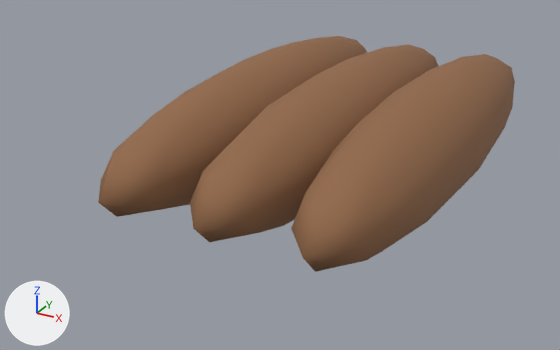
The glTF model public/models/wood.glb as it was, and as the next commit left it.
Camera for both pictures: a camera (50 mm lens) standing at (0.598, -1.344, 0.688) and looking at (-0.088, -0.098, 0.065). Arrows for +X, +Y and +Z are at lower left; the lights stay in place. The older version comes first. Where no turn or scale is listed for an object, it has been applied to the vertices. Vertices at exactly the same position are counted once.

Names of what the first picture shows: 'log'.
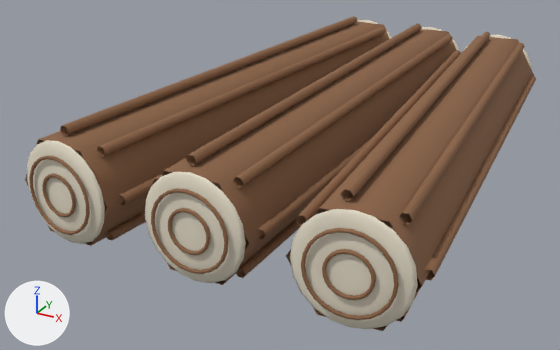
Where the change shows, as pixel boxes [x1, y1, x2, y2] in the pictures (560 x 350 px):
'log', recoloured, reshaped, moved, turned: before [98, 36, 515, 272]; after [25, 16, 536, 331]
'cut end grain', added: after [27, 20, 531, 329]
part 1 of me_sphere_019, rebuilt (35% wider, 24% taller): before [98, 36, 367, 217]; after [25, 21, 389, 246]
part 2 of me_sphere_019, rebuilt (11% wider, 35% taller): before [291, 54, 515, 272]; after [286, 36, 534, 331]
part 3 of me_sphere_019, rebuilt (27% wider, 30% taller): before [190, 45, 438, 242]; after [142, 29, 456, 285]
part 4 of me_sphere_019, added (brown): after [29, 16, 536, 322]

The change, as a list of edits to the scene's bpy script:
```text
Change mat_cut_wood:
    where n0 = _N.new('ShaderNodeBsdfPrincipled'); n0.name = 'Principled BSDF'
    remove n0.inputs[0].default_value = (0.29, 0.14, 0.065, 1.0)  # 'Base Color', brown #936948
    add n2 = _N.new('ShaderNodeVertexColor'); n2.name = 'Color Attribute'
    add _L.new(n2.outputs[0], n0.inputs[0])  # 'Color' to 'Base Color'
Add mat_cream_fur:
    mat_cream_fur = bpy.data.materials.new('cream fur')
    mat_cream_fur.use_nodes = True; mat_cream_fur.node_tree.nodes.clear()
    _N = mat_cream_fur.node_tree.nodes; _L = mat_cream_fur.node_tree.links
    n0 = _N.new('ShaderNodeBsdfPrincipled'); n0.name = 'Principled BSDF'
    n0.inputs[2].default_value = 0.85  # 'Roughness'
    n1 = _N.new('ShaderNodeOutputMaterial'); n1.name = 'Material Output'
    n2 = _N.new('ShaderNodeVertexColor'); n2.name = 'Color Attribute'
    _L.new(n0.outputs[0], n1.inputs[0])  # 'BSDF' to 'Surface'
    _L.new(n2.outputs[0], n0.inputs[0])  # 'Color' to 'Base Color'
Change me_sphere_019:
    used by ob_log; location = (-0.18, 0.0, 0.16)
    remove me_sphere_019.from_pydata(...)  # 258 vertices, 504 faces; spans x -0.11..0.47, y -0.52..0.52, z -0.11..0.11
    add me_sphere_019.from_pydata(...)  # 2443 vertices, 4500 faces; spans x -0.095..0.599, y -0.535..0.572, z -0.1..0.1
    me_sphere_019 part 1: the loose piece of 86 vertices spanning x -0.11..0.11, y -0.52..0.52, z -0.11..0.11 is rebuilt with 12 vertices and now spans x -0.095..0.095, y -0.52..0.52, z -0.082..0.082
    me_sphere_019 part 2: the loose piece of 86 vertices spanning x 0.25..0.47, y -0.52..0.52, z -0.11..0.11 is rebuilt with 12 vertices and now spans x 0.242..0.595, y -0.495..0.562, z -0.082..0.082
    me_sphere_019 part 3: the loose piece of 86 vertices spanning x 0.07..0.29, y -0.52..0.52, z -0.11..0.11 is rebuilt with 12 vertices and now spans x 0.073..0.346, y -0.509..0.543, z -0.082..0.082
    me_sphere_019 part 4: 2407 vertices added at x -0.095..0.599, y -0.535..0.572, z -0.1..0.1
Add me_sphere_021:
    me_sphere_021.from_pydata(...)  # 876 vertices, 1728 faces; spans x -0.089..0.592, y -0.011..1.048, z -0.089..0.089
    me_sphere_021.materials.append(mat_cream_fur)
Change ob_log:
    ob_log.location: (-0.18, 0.0, 0.16) -> (-0.21, 0.0, 0.16)
    ob_log.rotation_euler: (0.0, 0.0, 0.0) -> (0.0, 0.0, -0.08)  # degrees (0, 0, 0) -> degrees (0, 0, -4.6)
Add ob_cut_end_grain:
    ob_cut_end_grain = bpy.data.objects.new('cut end grain', me_sphere_021)
    ob_cut_end_grain.location = (-0.252, -0.518, 0.16)
```
